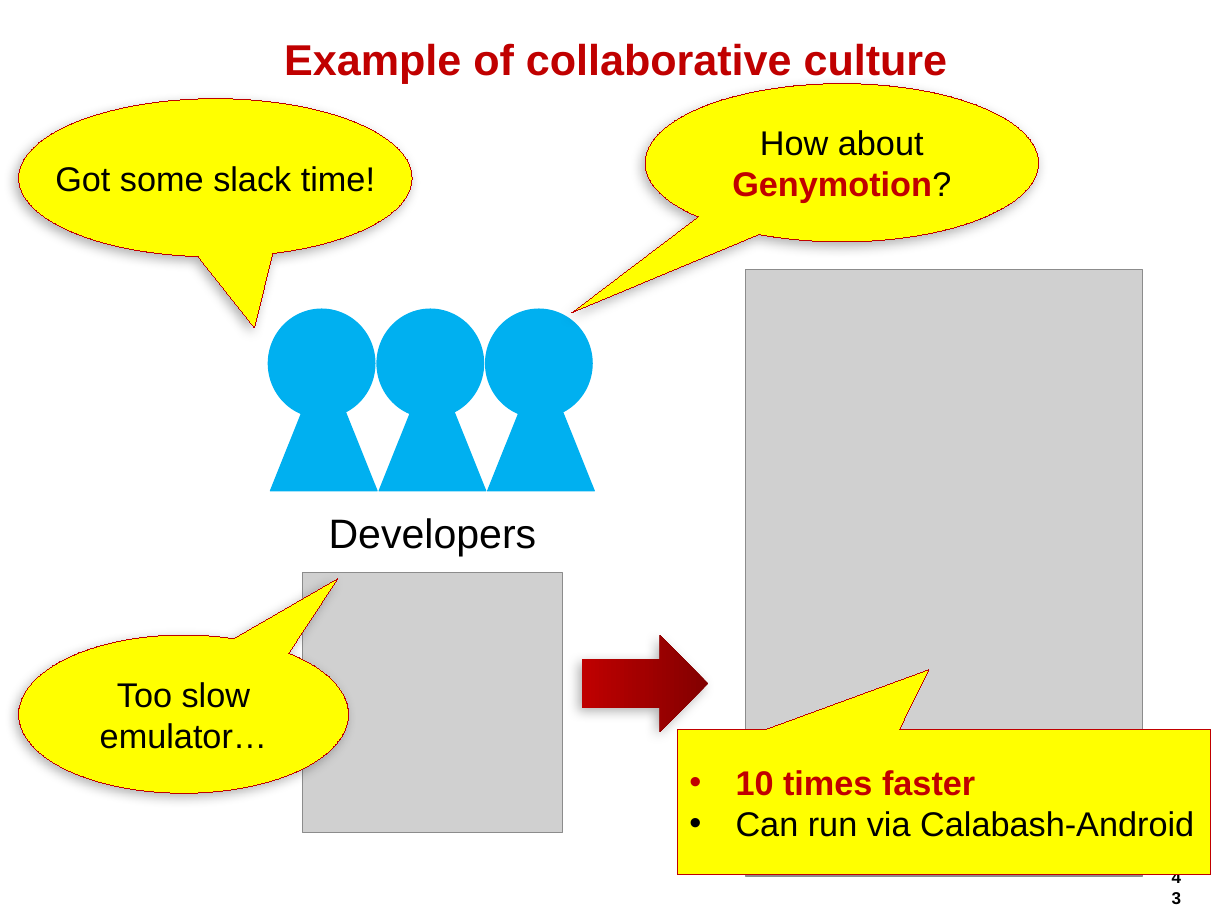
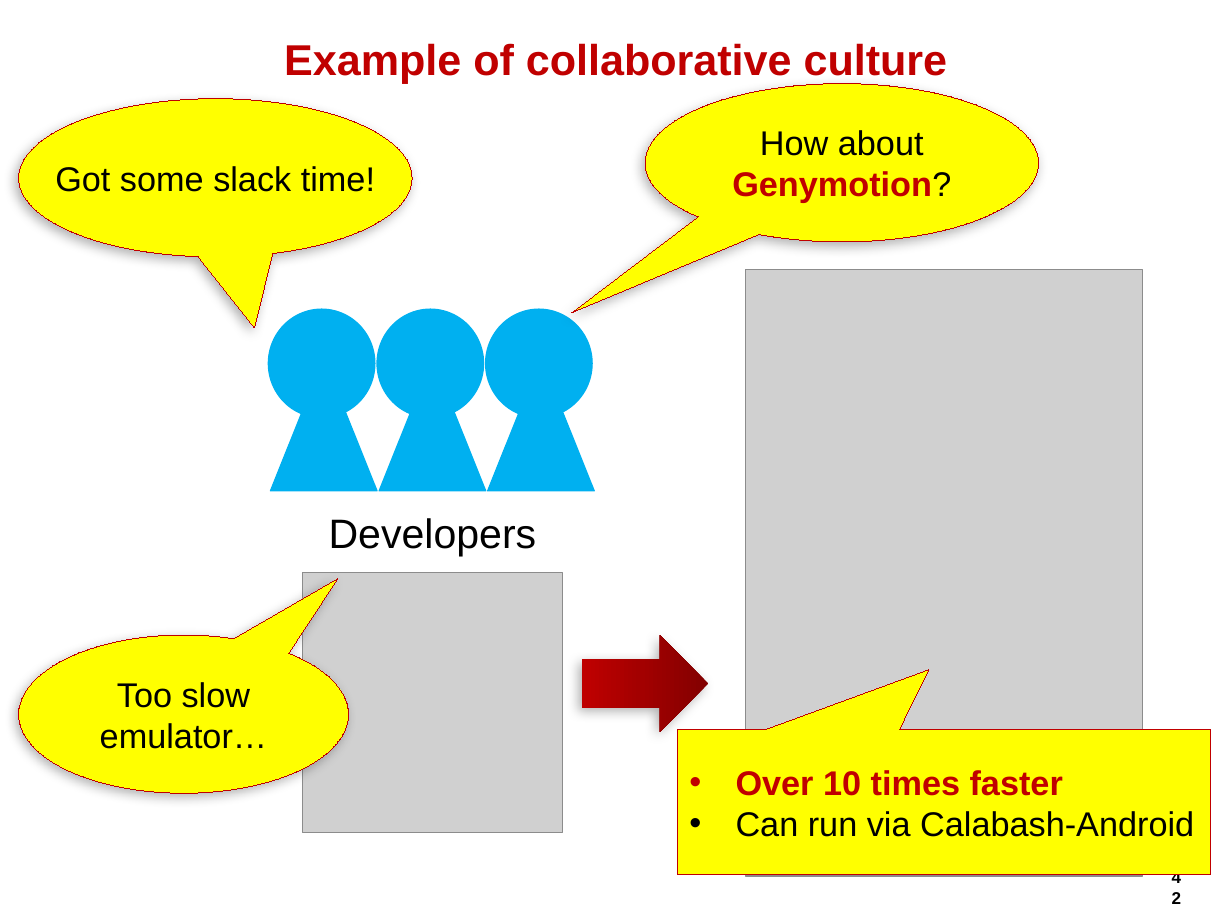
Before and after one commit to hageyahhoo/agile2014, a slide deck: slide 42 of presentations/TechnologyDrivenDevelopment.pptx (slide 43 before the commit). Drawn at 1232x924 pixels with LibreOffice and Linux fonts; fonts in the diff are those of the drawing; grey boxes stand for pictures; background and template pictures are left out. Boxes give left, top, right and bottom in pixels: in the first picture for what was removed or moved away, otherwise in the second. Text is boxed around its words. In the diff, an @@ line names an element or a change of style, - is before the commit and + after.

```diff
--- a/presentations/TechnologyDrivenDevelopment.pptx
+++ b/presentations/TechnologyDrivenDevelopment.pptx
@@ text in speech box at bbox=[736, 770, 1063, 796]: text changed @@
-• 10 times faster
+• Over 10 times faster
```
Also in this commit, not shown: 6 other slides changed, 3 slides added, 4 slides removed.
